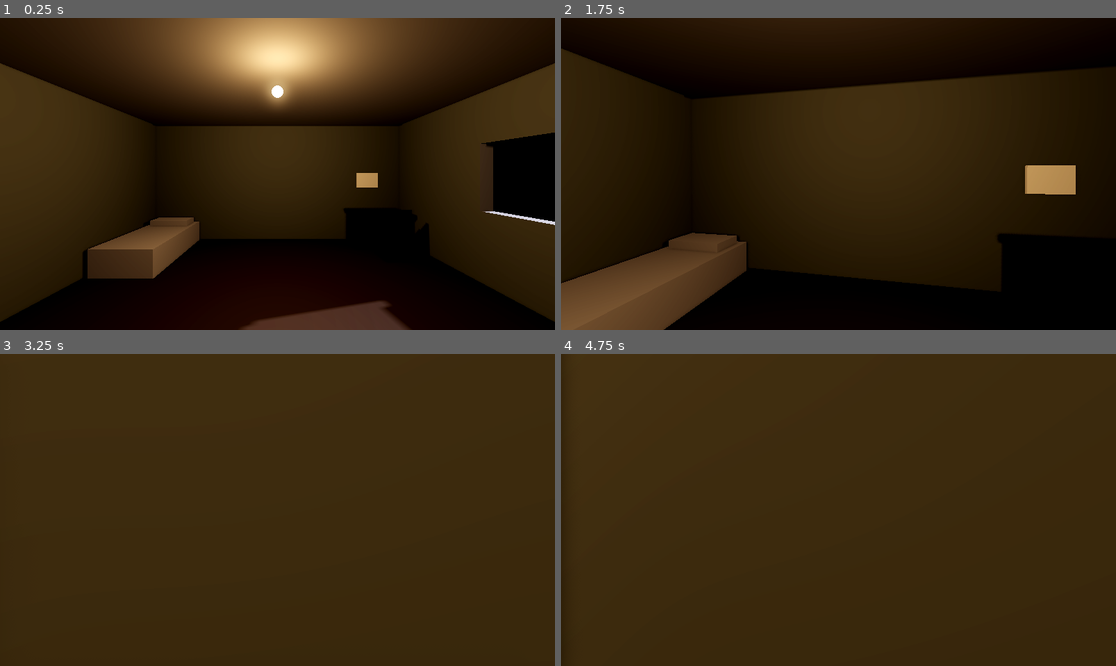
Above: before the commit, frames 1-4 (two rows, left to right).
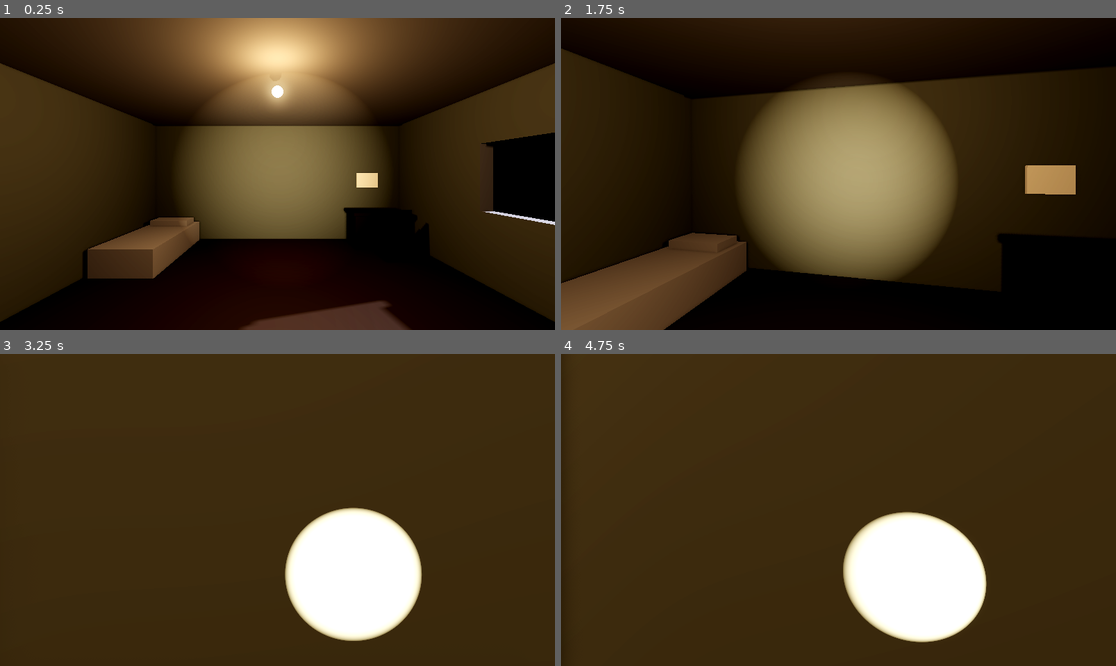
Above: after the commit, the same moments.

Repository: Iamax3/Jogo-
Game: Godot game, scene res://scenes/levels/test_room.tscn
The game is run twice, just before and just after one commit, with the same random seed, the same clock (stepped at 60 frames per second) and the same inputs.
Inputs (mouse positions are in pixels of both pictures, inside the frame that each line leads up to):
- Up to frame 1 (0.25 s): no input
- Up to frame 2 (1.75 s): tap Enter at 0.5 s; move the mouse to (866, 174) at 0.52 s; hold F (flashlight) 0.53-1.28 s; hold W (move_forward) from 0.53 s (still down); move the mouse to (810, 174) at 1.27 s; tap Ctrl (crouch) at 1.35 s; tap F (flashlight) at 1.55 s
- Up to frame 3 (3.25 s): keep holding W (move_forward); move the mouse to (288, 503) at 2.02 s; hold F (flashlight) 2.03-2.78 s; move the mouse to (271, 516) at 2.77 s; tap E (interact) at 2.85 s; tap F (flashlight) at 3.05 s
- Up to frame 4 (4.75 s): keep holding W (move_forward); tap Space at 3.5 s; move the mouse to (877, 513) at 3.52 s; hold F (flashlight) 3.53-4.28 s; tap Enter at 4.25 s; move the mouse to (794, 506) at 4.27 s; tap Ctrl (crouch) at 4.35 s; tap F (flashlight) at 4.55 s

The runs differ from the first frame. In frame 1, 15% of the frame differs, in the area x 32-69%, y 19-71%; in frame 2, 20%, in the area x 32-71%, y 18-85%; in frame 3, 8.3%; in frame 4, 8.5%.

Commit message:
T-104: integrar a lanterna ao jogador e fechar a Fase 1
A lanterna do Codex passa a fazer parte do player.tscn. Documenta a API
no DESIGN.md, marca a T-104 como feita e registra no AGENTS.md que o
Claude implementa e o Codex revisa, conforme decisão do diretor.

Co-Authored-By: Claude Opus 5.5 <noreply@anthropic.com>
Claude-Session: https://claude.ai/code/session_01XLKs7HhnRkBMTdSusAVd5Y

Diff:
--- a/scenes/player/player.tscn
+++ b/scenes/player/player.tscn
@@ -1,7 +1,8 @@
-[gd_scene load_steps=5 format=3]
+[gd_scene load_steps=6 format=3]
 
 [ext_resource type="Script" path="res://scripts/player/player.gd" id="1_player"]
 [ext_resource type="PackedScene" path="res://scenes/interactables/interaction_ray.tscn" id="2_ray"]
+[ext_resource type="PackedScene" path="res://scenes/player/flashlight.tscn" id="3_flashlight"]
 
 [sub_resource type="CapsuleShape3D" id="CapsuleShape3D_body"]
 resource_local_to_scene = true
@@ -29,6 +30,8 @@
 
 [node name="InteractionRay" parent="Head/Camera3D" instance=ExtResource("2_ray")]
 
+[node name="Flashlight" parent="Head/Camera3D" instance=ExtResource("3_flashlight")]
+
 [node name="CeilingCheck" type="ShapeCast3D" parent="."]
 transform = Transform3D(1, 0, 0, 0, 1, 0, 0, 0, 1, 0, 1.05, 0)
 shape = SubResource("CylinderShape3D_ceiling")
Not shown, added: scripts/player/flashlight.gd.uid
Not shown, changed: AGENTS.md
Not shown, changed: docs/DESIGN.md
Not shown, changed: docs/TASKS.md
